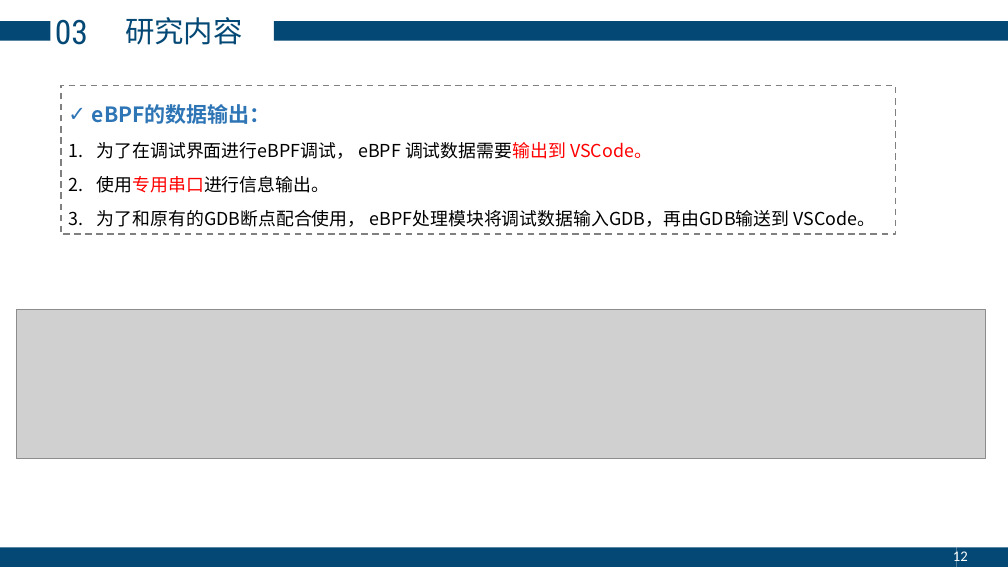
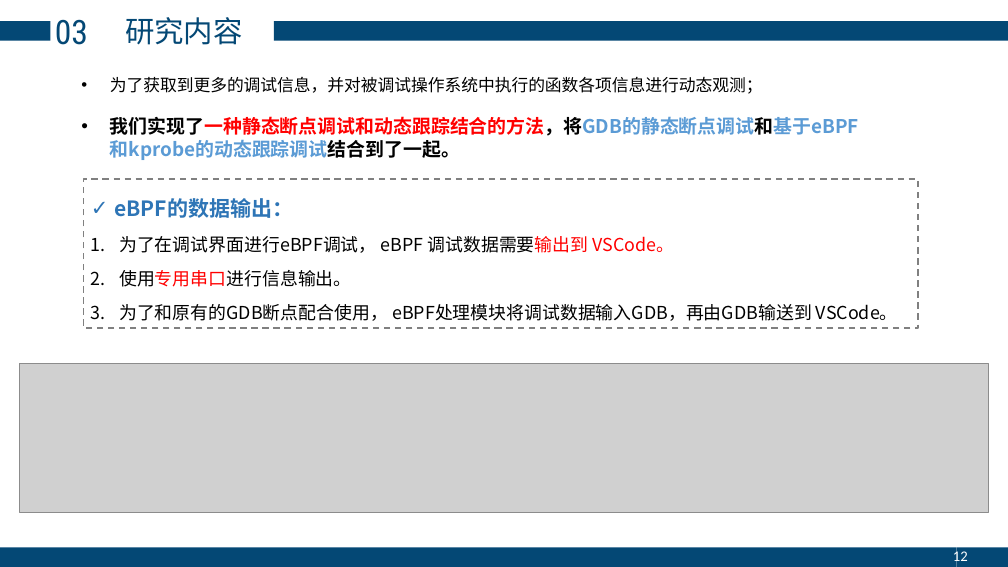
Before and after one commit to zhangly1234/report, a slide deck: slide 12 of 毕业答辩-张露元.pptx. Drawn at 1008x567 pixels with LibreOffice and Linux fonts; fonts in the diff are those of the drawing; grey boxes stand for pictures. Boxes give left, top, right and bottom in pixels: in the first picture for what was removed or moved away, otherwise in the second. Text is boxed around its words. In the diff, an @@ line names an element or a change of style, - is before the commit and + after.

```diff
--- a/毕业答辩-张露元.pptx
+++ b/毕业答辩-张露元.pptx
@@ text added at bbox=[110, 77, 859, 160], 18 pt, text #000000, bold @@
+• 为了获取到更多的调试信息，并对被调试操作系统中执行的函数各项信息进行动态观测；
+• 我们实现了一种静态断点调试和动态跟踪结合的方法，将GDB的静态断点调试和基于eBPF和kprobe的动态跟踪调试结合到了一起。
@@ rectangle "eBPF的数据输出：": place and size @@
-rectangle "eBPF的数据输出：" at bbox=[61, 85, 896, 234]
+rectangle "eBPF的数据输出：" at bbox=[83, 179, 918, 328]
@@ picture: place and size @@
-picture at bbox=[17, 310, 986, 459]
+picture at bbox=[20, 364, 989, 513]
```
Also in this commit, not shown: 5 other slides changed, 2 slides added, 2 slides removed, 1 other file.
